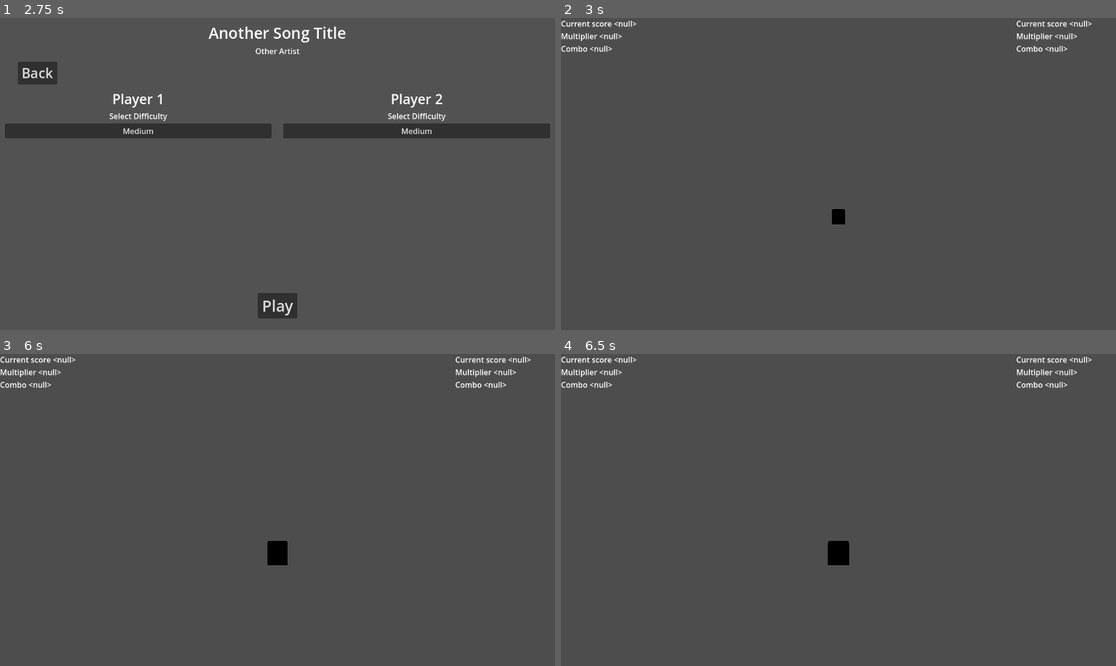
Above: before the commit, frames 1-4 (two rows, left to right).
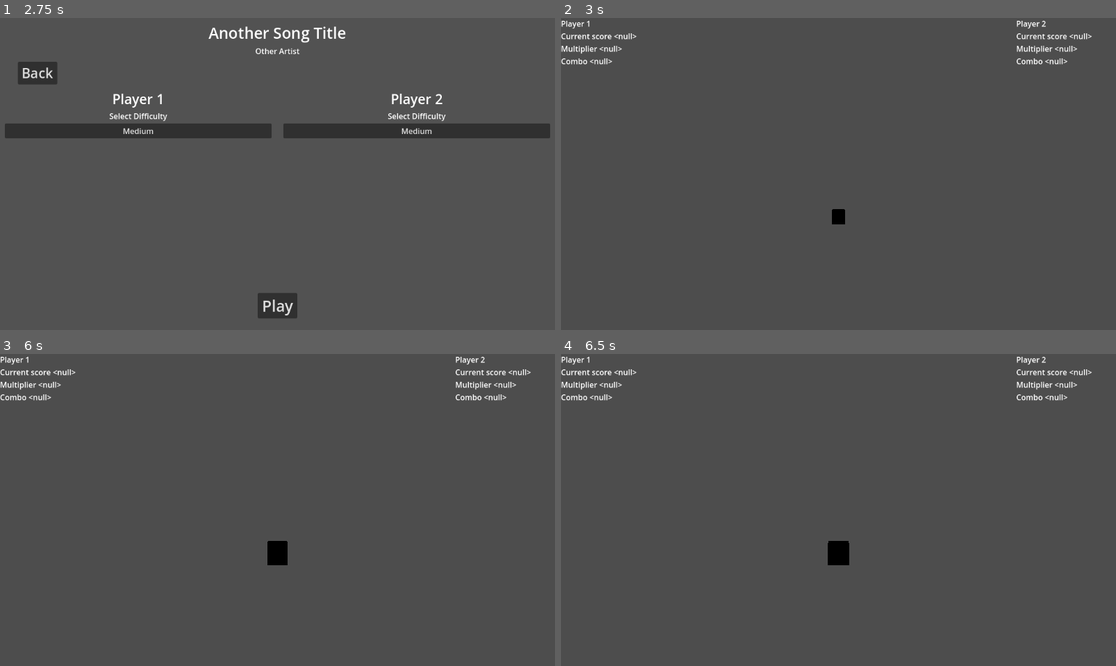
Above: after the commit, the same moments.

Repository: sendoestudio/guitarrada
Game: Godot game, scene res://scenes/title_scene.tscn
Same seed, same stepped clock (60 frames per second), same inputs: the game is played once before the commit and once after it. Sound files missing from this copy of the repository are replaced by a short silence.
Inputs (mouse positions are in pixels of both pictures, inside the frame that each line leads up to):
- Up to frame 1 (2.75 s): click "Start" at 0.5 s; click (127, 67) at 1.27 s; click "Play" at 2 s
- Up to frame 2 (3 s): click "Play" at 2.75 s
- Up to frame 3 (6 s): tap Enter at 3.5, 5 s; move the mouse to (399, 494) at 3.52 s; click (399, 494) at 3.67 s; tap Space at 4.25, 5.75 s; drag from (166, 525) to (249, 572) at 4.27 s; move the mouse to (333, 441) at 5.02 s; click (333, 441) at 5.17 s; drag from (249, 572) to (111, 463) at 5.77 s
- Up to frame 4 (6.5 s): no input

Frame 1 is identical in both runs. In frame 2, 1.0% of the frame differs, in the area x 0-96%, y 0-15%; in frame 3, 1.0%; in frame 4, 1.0%.

Commit message:
pause option

Diff:
--- a/defaults/level_editor_note.tscn
+++ b/defaults/level_editor_note.tscn
@@ -1,19 +1,19 @@
 [gd_scene load_steps=3 format=3 uid="uid://bxi3c6sw6m4gk"]
 
-[ext_resource type="Texture2D" uid="uid://b8xh240h1gh60" path="res://icon.svg" id="1_551l6"]
+[ext_resource type="Texture2D" uid="uid://conxmik8qnave" path="res://sprites/interface/level_editor_note_v2.png" id="1_426v6"]
 [ext_resource type="Script" uid="uid://cvmjipej1j7g6" path="res://scripts/level_editor_track_note_button.gd" id="2_426v6"]
 
 [node name="Note" type="TextureRect"]
 offset_right = 25.0
 offset_bottom = 45.0
-texture = ExtResource("1_551l6")
+texture = ExtResource("1_426v6")
 expand_mode = 1
 script = ExtResource("2_426v6")
 
 [node name="BGColorRect" type="ColorRect" parent="."]
 layout_mode = 0
 offset_bottom = 45.0
-color = Color(0.09411765, 0.09411765, 0.09411765, 0.654902)
+color = Color(0.09411765, 0.09411765, 0.09411765, 0.27450982)
 
 [node name="DurationColorRect" type="ColorRect" parent="."]
 layout_mode = 0
@@ -22,6 +22,7 @@
 color = Color(0.31764707, 0.6313726, 1, 0.654902)
 
 [node name="Button" type="Button" parent="."]
+self_modulate = Color(1, 1, 1, 0.4745098)
 layout_mode = 1
 anchors_preset = 15
 anchor_right = 1.0
--- a/project.godot
+++ b/project.godot
@@ -14,7 +14,7 @@
 config/tags=PackedStringArray("opensource", "sendo")
 run/main_scene="uid://de74s7g8c5hv7"
 config/features=PackedStringArray("4.5", "GL Compatibility")
-config/icon="res://icon.svg"
+config/icon="uid://blgid2qx0x7lk"
 
 [autoload]
 
@@ -62,6 +62,11 @@
 "events": [Object(InputEventKey,"resource_local_to_scene":false,"resource_name":"","device":-1,"window_id":0,"alt_press …(196 unchanged characters)…
 ]
 }
+pause={
+"deadzone": 0.2,
+"events": [Object(InputEventKey,"resource_local_to_scene":false,"resource_name":"","device":-1,"window_id":0,"alt_pressed":false,"shift_pressed":false,"ctrl_pressed":false,"meta_pressed":false,"pressed":false,"keycode":0,"physical_keycode":81,"key_label":0,"unicode":113,"location":0,"echo":false,"script":null)
+]
+}
 
 [rendering]
 
--- /dev/null
+++ b/scenes/level_scene.tscn
@@ -0,0 +1,304 @@
+[gd_scene load_steps=9 format=3 uid="uid://c64xj8oeg7dgb"]
+
+[ext_resource type="Script" uid="uid://df7ggqqjob28b" path="res://scripts/level.gd" id="1_fkwfp"]
+[ext_resource type="Script" uid="uid://bk8r8mshvyrve" path="res://scripts/ui_score_testing.gd" id="2_eohcs"]
+[ext_resource type="Script" uid="uid://btgj1r6ly5g2j" path="res://scripts/player.gd" id="3_2m3ut"]
+[ext_resource type="PackedScene" uid="uid://cxio0bbr3prnf" path="res://defaults/track.tscn" id="4_ojpky"]
+[ext_resource type="Script" uid="uid://dqpf2mwgwhd6y" path="res://scripts/synesthesia_handler.gd" id="5_1lj4f"]
+[ext_resource type="Script" uid="uid://bhv563v2m05n2" path="res://scripts/level_pause.gd" id="6_eohcs"]
+
+[sub_resource type="BoxMesh" id="BoxMesh_jnonn"]
+
+[sub_resource type="StyleBoxFlat" id="StyleBoxFlat_eohcs"]
+bg_color = Color(0.34362775, 0, 0.11990497, 1)
+
+[node name="Level" type="Node3D" node_paths=PackedStringArray("audio_player")]
+script = ExtResource("1_fkwfp")
+tracks_velocity = 6.0
+visibility_time_before_hit = 3.0
+audio_player = NodePath("AudioStreamPlayer")
+
+[node name="Camera3D" type="Camera3D" parent="."]
+transform = Transform3D(1, 0, 0, 0, 1, 0, 0, 0, 1, 0, 3.3834367, 6.529675)
+
+[node name="AudioStreamPlayer" type="AudioStreamPlayer" parent="."]
+
+[node name="Player1Scoring" type="Node" parent="." node_paths=PackedStringArray("level_manager", "tracks")]
+script = ExtResource("3_2m3ut")
+level_manager = NodePath("..")
+player_index = 0
+tracks = [NodePath("../Player1Tracks/Track"), NodePath("../Player1Tracks/Track2"), NodePath("../Player1Tracks/Track3")]
+tracks_velocity = 6.0
+visibility_time_before_hit = 3.0
+
+[node name="Player1Tracks" type="Node3D" parent="."]
+transform = Transform3D(1, 0, 0, 0, 1, 0, 0, 0, 1, -2.8482625, 0, 0)
+
+[node name="Track" parent="Player1Tracks" instance=ExtResource("4_ojpky")]
+transform = Transform3D(1, 0, 0, 0, 1, 0, 0, 0, 1, -1.5, 0, 0)
+
+[node name="Track2" parent="Player1Tracks" instance=ExtResource("4_ojpky")]
+track_index = 1
+main_color = Color(0, 1, 0, 1)
+
+[node name="Track3" parent="Player1Tracks" instance=ExtResource("4_ojpky")]
+transform = Transform3D(1, 0, 0, 0, 1, 0, 0, 0, 1, 1.5, 0, 0)
+track_index = 2
+main_color = Color(1, 0, 1, 1)
+
+[node name="Player2Scoring" type="Node" parent="." node_paths=PackedStringArray("level_manager", "tracks")]
+script = ExtResource("3_2m3ut")
+level_manager = NodePath("..")
+player_index = 1
+tracks = [NodePath("../Player2Tracks/Track"), NodePath("../Player2Tracks/Track2"), NodePath("../Player2Tracks/Track3")]
+tracks_velocity = 6.0
+visibility_time_before_hit = 3.0
+
+[node name="Player2Tracks" type="Node3D" parent="."]
+transform = Transform3D(1, 0, 0, 0, 1, 0, 0, 0, 1, 3.0733736, 0, 0)
+
+[node name="Track" parent="Player2Tracks" instance=ExtResource("4_ojpky")]
+transform = Transform3D(1, 0, 0, 0, 1, 0, 0, 0, 1, -1.5, 0, 0)
+
+[node name="Track2" parent="Player2Tracks" instance=ExtResource("4_ojpky")]
+track_index = 1
+main_color = Color(0, 1, 0, 1)
+
+[node name="Track3" parent="Player2Tracks" instance=ExtResource("4_ojpky")]
+transform = Transform3D(1, 0, 0, 0, 1, 0, 0, 0, 1, 1.5, 0, 0)
+track_index = 2
+main_color = Color(1, 0, 1, 1)
+
+[node name="Node3D" type="Node3D" parent="."]
+transform = Transform3D(1, 0, 0, 0, 1, 0, 0, 0, 1, 0, 0, -9.711866)
+script = ExtResource("5_1lj4f")
+use_scale = true
+scale_modifier = Vector3(1, 1, 1)
+
+[node name="MeshInstance3D" type="MeshInstance3D" parent="Node3D"]
+mesh = SubResource("BoxMesh_jnonn")
+
+[node name="CanvasLayer" type="CanvasLayer" parent="."]
+
+[node name="SimpleScoreControl" type="Control" parent="CanvasLayer"]
+layout_mode = 3
+anchors_preset = 15
+anchor_right = 1.0
+anchor_bottom = 1.0
+grow_horizontal = 2
+grow_vertical = 2
+
+[node name="TempScoreLabel" type="Label" parent="CanvasLayer/SimpleScoreControl" node_paths=PackedStringArray("player")]
+layout_mode = 0
+offset_right = 40.0
+offset_bottom = 23.0
+text = "Player X
+Current Score: 0123456789
+Multiplier: 0123
+Combo: 0123"
+script = ExtResource("2_eohcs")
+player = NodePath("../../../Player1Scoring")
+
+[node name="TempScoreLabel2" type="Label" parent="CanvasLayer/SimpleScoreControl" node_paths=PackedStringArray("player")]
+layout_mode = 1
+anchors_preset = 1
+anchor_left = 1.0
+anchor_right = 1.0
+offset_left = -207.0
+offset_bottom = 75.0
+grow_horizontal = 0
+text = "Player X
+Current Score: 0123456789
+Multiplier: 0123
+Combo: 0123"
+script = ExtResource("2_eohcs")
+player = NodePath("../../../Player2Scoring")
+
+[node name="PauseControl" type="Control" parent="CanvasLayer" node_paths=PackedStringArray("_level_handler")]
+process_mode = 3
+layout_mode = 3
+anchors_preset = 15
+anchor_right = 1.0
+anchor_bottom = 1.0
+grow_horizontal = 2
+grow_vertical = 2
+script = ExtResource("6_eohcs")
+_level_handler = NodePath("../..")
+restart_confirmation_call = true
+song_selection_confirmation_call = true
+song_resume_timer = 2.0
+
+[node name="OptionsControl" type="Control" parent="CanvasLayer/PauseControl"]
+layout_mode = 1
+anchors_preset = 15
+anchor_right = 1.0
+anchor_bottom = 1.0
+grow_horizontal = 2
+grow_vertical = 2
+
+[node name="ColorRect" type="ColorRect" parent="CanvasLayer/PauseControl/OptionsControl"]
+layout_mode = 1
+anchors_preset = 15
+anchor_right = 1.0
+anchor_bottom = 1.0
+grow_horizontal = 2
+grow_vertical = 2
+color = Color(0.30692267, 0.3069227, 0.3069227, 1)
+
+[node name="TitleLabel" type="Label" parent="CanvasLayer/PauseControl/OptionsControl"]
+layout_mode = 1
+anchors_preset = 10
+anchor_right = 1.0
+offset_bottom = 127.0
+grow_horizontal = 2
+theme_override_font_sizes/font_size = 40
+text = "PAUSE"
+horizontal_alignment = 1
+vertical_alignment = 1
+
+[node name="MarginContainer" type="MarginContainer" parent="CanvasLayer/PauseControl/OptionsControl"]
+layout_mode = 1
+anchors_preset = 14
+anchor_top = 0.5
+anchor_right = 1.0
+anchor_bottom = 0.5
+offset_top = -207.0
+offset_bottom = 230.0
+grow_horizontal = 2
+grow_vertical = 2
+theme_override_constants/margin_left = 50
+theme_override_constants/margin_right = 50
+
+[node name="VBoxContainer" type="VBoxContainer" parent="CanvasLayer/PauseControl/OptionsControl/MarginContainer"]
+layout_mode = 2
+theme_override_constants/separation = 20
+
+[node name="ContinueButton" type="Button" parent="CanvasLayer/PauseControl/OptionsControl/MarginContainer/VBoxContainer"]
+layout_mode = 2
+size_flags_vertical = 3
+theme_override_font_sizes/font_size = 32
+text = "Continue"
+
+[node name="RestartButton" type="Button" parent="CanvasLayer/PauseControl/OptionsControl/MarginContainer/VBoxContainer"]
+layout_mode = 2
+size_flags_vertical = 3
+theme_override_font_sizes/font_size = 32
+text = "Restart Map"
+
+[node name="SongSelectionButton" type="Button" parent="CanvasLayer/PauseControl/OptionsControl/MarginContainer/VBoxContainer"]
+layout_mode = 2
+size_flags_vertical = 3
+theme_override_font_sizes/font_size = 32
+text = "Go Back to Song Selection"
+
+[node name="ConfirmationControl" type="Control" parent="CanvasLayer/PauseControl"]
+visible = false
+layout_mode = 1
+anchors_preset = 15
+anchor_right = 1.0
+anchor_bottom = 1.0
+grow_horizontal = 2
+grow_vertical = 2
+
+[node name="ColorRect" type="ColorRect" parent="CanvasLayer/PauseControl/ConfirmationControl"]
+layout_mode = 1
+anchors_preset = 15
+anchor_right = 1.0
+anchor_bottom = 1.0
+grow_horizontal = 2
+grow_vertical = 2
+color = Color(0.20152658, 0.20152658, 0.20152658, 1)
+
+[node name="QuestionLabel" type="Label" parent="CanvasLayer/PauseControl/ConfirmationControl"]
+layout_mode = 1
+anchors_preset = 14
+anchor_top = 0.5
+anchor_right = 1.0
+anchor_bottom = 0.5
+offset_top = -139.0
+offset_bottom = 11.5
+grow_horizontal = 2
+grow_vertical = 2
+theme_override_font_sizes/font_size = 32
+text = "Are you sure?"
+horizontal_alignment = 1
+vertical_alignment = 1
+
+[node name="ActionLabel" type="Label" parent="CanvasLayer/PauseControl/ConfirmationControl"]
+layout_mode = 1
+anchors_preset = 10
+anchor_right = 1.0
+offset_bottom = 157.0
+grow_horizontal = 2
+theme_override_font_sizes/font_size = 40
+text = "Action Name"
+horizontal_alignment = 1
+vertical_alignment = 2
+
+[node name="MarginContainer" type="MarginContainer" parent="CanvasLayer/PauseControl/ConfirmationControl"]
+layout_mode = 1
+anchors_preset = 12
+anchor_top = 1.0
+anchor_right = 1.0
+anchor_bottom = 1.0
+offset_top = -243.0
+offset_bottom = -121.0
+grow_horizontal = 2
+grow_vertical = 0
+theme_override_constants/margin_left = 25
+theme_override_constants/margin_right = 25
+
+[node name="HBoxContainer" type="HBoxContainer" parent="CanvasLayer/PauseControl/ConfirmationControl/MarginContainer"]
+layout_mode = 2
+theme_override_constants/separation = 8
+
+[node name="CancelButton" type="Button" parent="CanvasLayer/PauseControl/ConfirmationControl/MarginContainer/HBoxContainer"]
+layout_mode = 2
+size_flags_horizontal = 3
+theme_override_font_sizes/font_size = 32
+text = "Cancel"
+
+[node name="ConfirmButton" type="Button" parent="CanvasLayer/PauseControl/ConfirmationControl/MarginContainer/HBoxContainer"]
+layout_mode = 2
+size_flags_horizontal = 3
+theme_override_font_sizes/font_size = 32
+theme_override_styles/normal = SubResource("StyleBoxFlat_eohcs")
+text = "Confirm"
+
+[node name="CountdownControl" type="Control" parent="CanvasLayer/PauseControl"]
+layout_mode = 1
+anchors_preset = 15
+anchor_right = 1.0
+anchor_bottom = 1.0
+grow_horizontal = 2
+grow_vertical = 2
+
+[node name="BackgroundColorRect" type="ColorRect" parent="CanvasLayer/PauseControl/CountdownControl"]
+layout_mode = 1
+anchors_preset = 15
+anchor_right = 1.0
+anchor_bottom = 1.0
+grow_horizontal = 2
+grow_vertical = 2
+color = Color(0.08627451, 0.08627451, 0.08627451, 0.29803923)
+
+[node name="CountColorRect" type="ColorRect" parent="CanvasLayer/PauseControl/CountdownControl"]
+layout_mode = 1
+anchors_preset = 8
+anchor_left = 0.5
+anchor_top = 0.5
+anchor_right = 0.5
+anchor_bottom = 0.5
+offset_left = -280.0
+offset_top = -20.0
+offset_right = 280.0
+offset_bottom = 20.0
+grow_horizontal = 2
+grow_vertical = 2
+pivot_offset = Vector2(280, 0)
+
+[connection signal="pressed" from="CanvasLayer/PauseControl/OptionsControl/MarginContainer/VBoxContainer/ContinueButton" to="CanvasLayer/PauseControl" method="_on_continue_button_pressed"]
+[connection signal="pressed" from="CanvasLayer/PauseControl/OptionsControl/MarginContainer/VBoxContainer/RestartButton" to="CanvasLayer/PauseControl" method="_on_restart_button_pressed"]
+[connection signal="pressed" from="CanvasLayer/PauseControl/OptionsControl/MarginContainer/VBoxContainer/SongSelectionButton" to="CanvasLayer/PauseControl" method="_on_song_selection_button_pressed"]
+[connection signal="pressed" from="CanvasLayer/PauseControl/ConfirmationControl/MarginContainer/HBoxContainer/CancelButton" to="CanvasLayer/PauseControl" method="_on_cancel_button_pressed"]
+[connection signal="pressed" from="CanvasLayer/PauseControl/ConfirmationControl/MarginContainer/HBoxContainer/ConfirmButton" to="CanvasLayer/PauseControl" method="_on_confirm_button_pressed"]
--- a/scripts/level.gd
+++ b/scripts/level.gd
@@ -9,6 +9,7 @@
 @export var tracks_velocity : float = 1
 @export var visibility_time_before_hit : float = 4
 @export var visibility_time_after_hit : float = 1
+@export var post_pause_countdown : float = 1
 
 #decide how to implement pause panel and pause warning
 
--- /dev/null
+++ b/scripts/level_pause.gd
@@ -0,0 +1,118 @@
+extends Control
+class_name LevelPause
+
+@export var _level_handler : Level
+@export var restart_confirmation_call : bool = false
+@export var song_selection_confirmation_call : bool = false
+@export var song_resume_timer : float = -1
+
+var _song_resume_time_left : float
+var _is_restarting : bool
+var _is_going_to_selection : bool
+var _is_resuming : bool
+
+@onready var options_control : Control = $OptionsControl
+
+@onready var confirmation_control : Control = $ConfirmationControl
+@onready var confirmation_action_label : Label = $ConfirmationControl/ActionLabel
+@onready var confirmation_question_label : Label = $ConfirmationControl/QuestionLabel
+
+@onready var countdown_control : Control = $CountdownControl
+@onready var countdown_counter_colorrect : ColorRect = $CountdownControl/CountColorRect
+
+func _ready() -> void:
+	_is_restarting = false
+	_is_going_to_selection = false
+	_is_resuming = false
+	resume_gameplay()
+
+func _process(delta: float) -> void:
+	if Input.is_action_just_pressed("pause") && !get_tree().paused:
+		pause_gameplay()
+
+	if _is_resuming:
+		_song_resume_time_left -= delta
+		if song_resume_timer > 0:
+			countdown_counter_colorrect.scale.x = _song_resume_time_left / song_resume_timer
+		if _song_resume_time_left <= 0:
+			resume_gameplay()
+
+func resume_gameplay() -> void:
+	get_tree().paused = false
+	options_control.visible = false
+	confirmation_control.visible = false
+	countdown_control.visible = false
+
+func pause_gameplay() -> void:
+	get_tree().paused = true
+	options_control.visible = true
+	confirmation_control.visible = false
+	countdown_control.visible = false
+
+	_is_restarting = false
+	_is_going_to_selection = false
+	_is_resuming = false
+
+func restart_level() -> void:
+	get_tree().paused = false
+	Manager.go_to_stage_scene()
+
+func go_to_song_selection() -> void:
+	get_tree().paused = false
+	Manager.go_to_song_selection_scene()
+
+func set_confirmation_control(title : String, question : String) -> void:
+	confirmation_action_label.text = title
+	confirmation_question_label.text = question
+
+
+func _on_continue_button_pressed() -> void:
+	options_control.visible = false
+
+	if song_resume_timer > 0:
+		_song_resume_time_left = song_resume_timer
+		countdown_control.visible = true
+		_is_restarting = false
+		_is_going_to_selection = false
+		_is_resuming = true
+	else:
+		resume_gameplay()
+
+
+func _on_restart_button_pressed() -> void:
+	if restart_confirmation_call:
+		options_control.visible = false
+		confirmation_control.visible = true
+		set_confirmation_control("Restart Level", "Do you really want to restart?\nAll progress will be lost")
+		_is_restarting = true
+		_is_going_to_selection = false
+		_is_resuming = false
+	else:
+		restart_level()
+
+func _on_song_selection_button_pressed() -> void:
+	if song_selection_confirmation_call:
+		options_control.visible = false
+		confirmation_control.visible = true
+		set_confirmation_control("Go To Song Selection", "Do you really want to quit?\nAll progress will be lost")
+		_is_restarting = false
+		_is_going_to_selection = true
+		_is_resuming = false
+	else:
+		go_to_song_selection()
+
+
+func _on_confirm_button_pressed() -> void:
+	if _is_restarting:
+		restart_level()
+	elif _is_going_to_selection:
+		go_to_song_selection()
+
+
+func _on_cancel_button_pressed() -> void:
+	confirmation_control.visible = false
+	options_control.visible = true
+
+	_is_restarting = false
+	_is_going_to_selection = false
+	_is_resuming = false
--- a/scripts/manager.gd
+++ b/scripts/manager.gd
@@ -5,7 +5,7 @@
 
 const song_selection_path : String = "res://scenes/map_selection_scene.tscn"
 const difficulty_selection_path : String = "res://scenes/difficulty_selection_scene.tscn"
-const stage_path : String = "res://example_scene.tscn" #temp scene
+const stage_path : String = "res://scenes/level_scene.tscn"
 const result_path : String = "res://scenes/results_scene.tscn"
 const settings_path : String = "res://scenes/settings_scene.tscn"
 const av_sync_path : String = "res://scenes/latency_assist_control.tscn"
--- a/scripts/ui_score_testing.gd
+++ b/scripts/ui_score_testing.gd
@@ -5,7 +5,8 @@
 
 
 func _process(delta: float) -> void:
-	var final_text = "Current score " + str(player.get_current_score())
+	var final_text = "Player " + str(player.player_index + 1)
+	final_text += "\nCurrent score " + str(player.get_current_score())
 	final_text += "\nMultiplier " + str(player.get_current_multiplier())
 	final_text += "\nCombo " + str(player.get_current_combo())
 
Binary file added: project_icon.png
Not shown, added: project_icon.png.import
Not shown, added: scripts/level_pause.gd.uid
Binary file added: sprites/interface/level_editor_note.png
Not shown, added: sprites/interface/level_editor_note.png.import
Binary file added: sprites/interface/level_editor_note_v2.png
Not shown, added: sprites/interface/level_editor_note_v2.png.import
